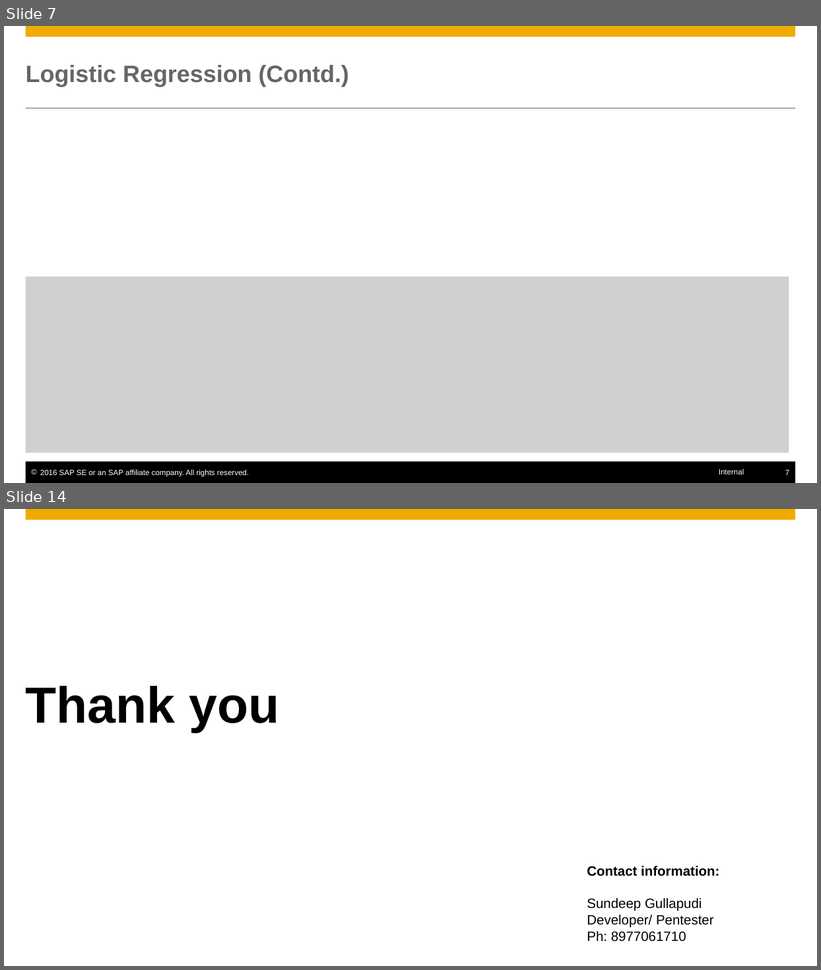
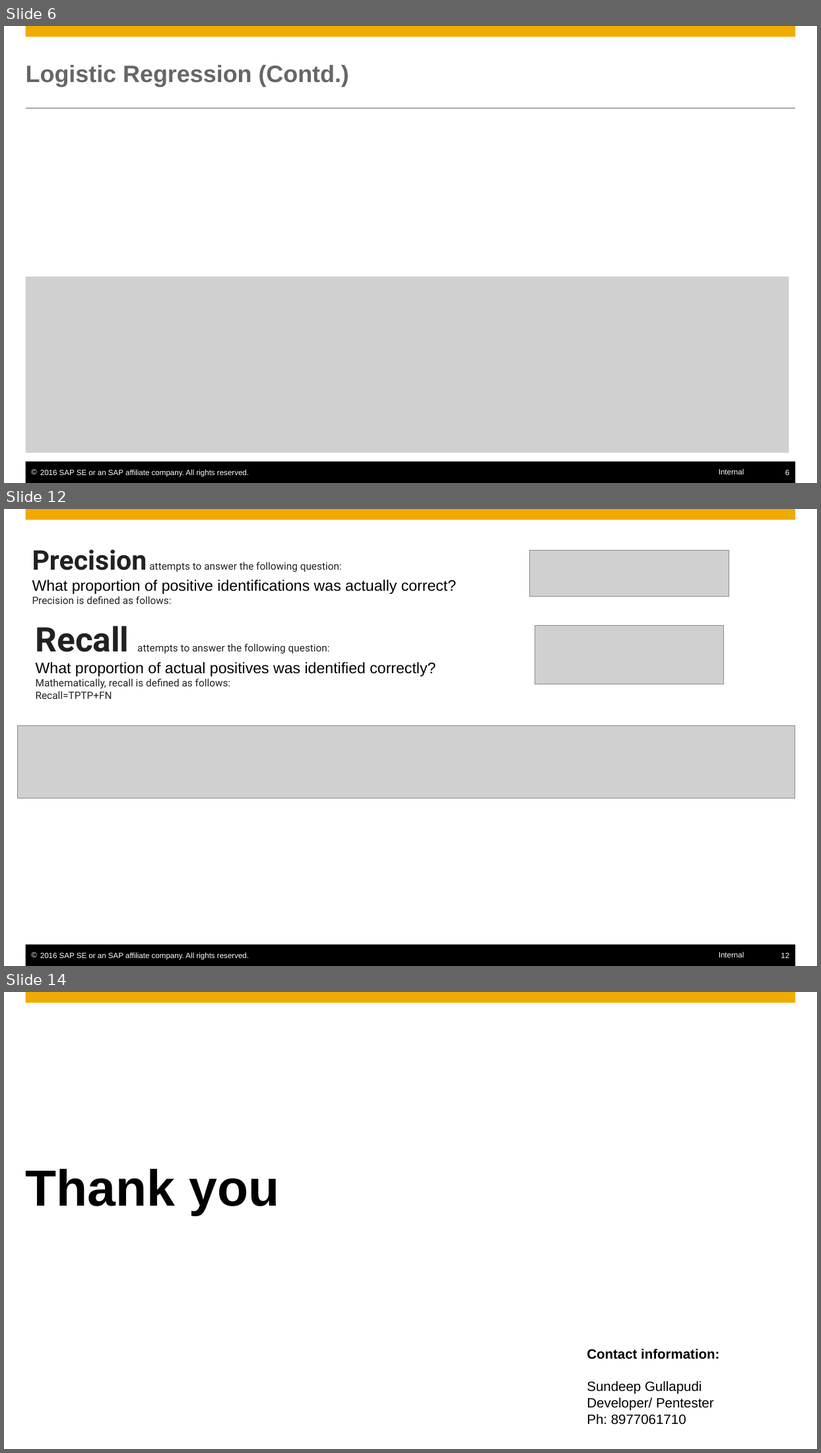
Before and after one commit to SherwinVarghese/Machine-Learning-TechknowSchool, a slide deck: modules/4. ML Algorithms/2. Classification/Classification_LR_DT.pptx. Shown one above the other, each under a label of ours: slides 7 and 14 before the commit, slides 6, 12 and 14 after it; the slides between them are not shown. The pictures are 821x970 and 821x1453 pixels, drawn with LibreOffice and Linux fonts; fonts in the diff are those of the drawing; grey boxes stand for pictures; background and template pictures are left out. Boxes give left, top, right and bottom in pixels: in the first picture for what was removed or moved away, otherwise in the second. Text is boxed around its words. In the diff, an @@ line names an element or a change of style, - is before the commit and + after.

```diff
--- a/modules/4. ML Algorithms/2. Classification/Classification_LR_DT.pptx
+++ b/modules/4. ML Algorithms/2. Classification/Classification_LR_DT.pptx
@@ slide 12 added at box(4, 509, 817, 966), background #FFFFFF; not listed: 5 template elements that a slide beside it also shows @@
@@ text added at box(32, 549, 456, 604), 12 pt, text #212121 @@
+Precision attempts to answer the following question:
+What proportion of positive identifications was actually correct?
+Precision is defined as follows:
@@ picture added at box(529, 550, 729, 596) @@
@@ rectangle added at box(16, 582, 803, 603), fill #FFFFFF @@
@@ text added at box(36, 626, 436, 699), 12 pt, text #212121 @@
+Recall attempts to answer the following question:
+What proportion of actual positives was identified correctly?
+Mathematically, recall is defined as follows:
+Recall=TPTP+FN
@@ picture added at box(535, 625, 723, 685) @@
@@ picture added at box(17, 726, 795, 799) @@
@@ what was slide 7 is now slide 6 @@
@@ page number at box(785, 470, 789, 475): text changed @@
-7
+6
```
Also in this commit, not shown: 2 slides changed, 5 other slides added, 6 slides removed.
